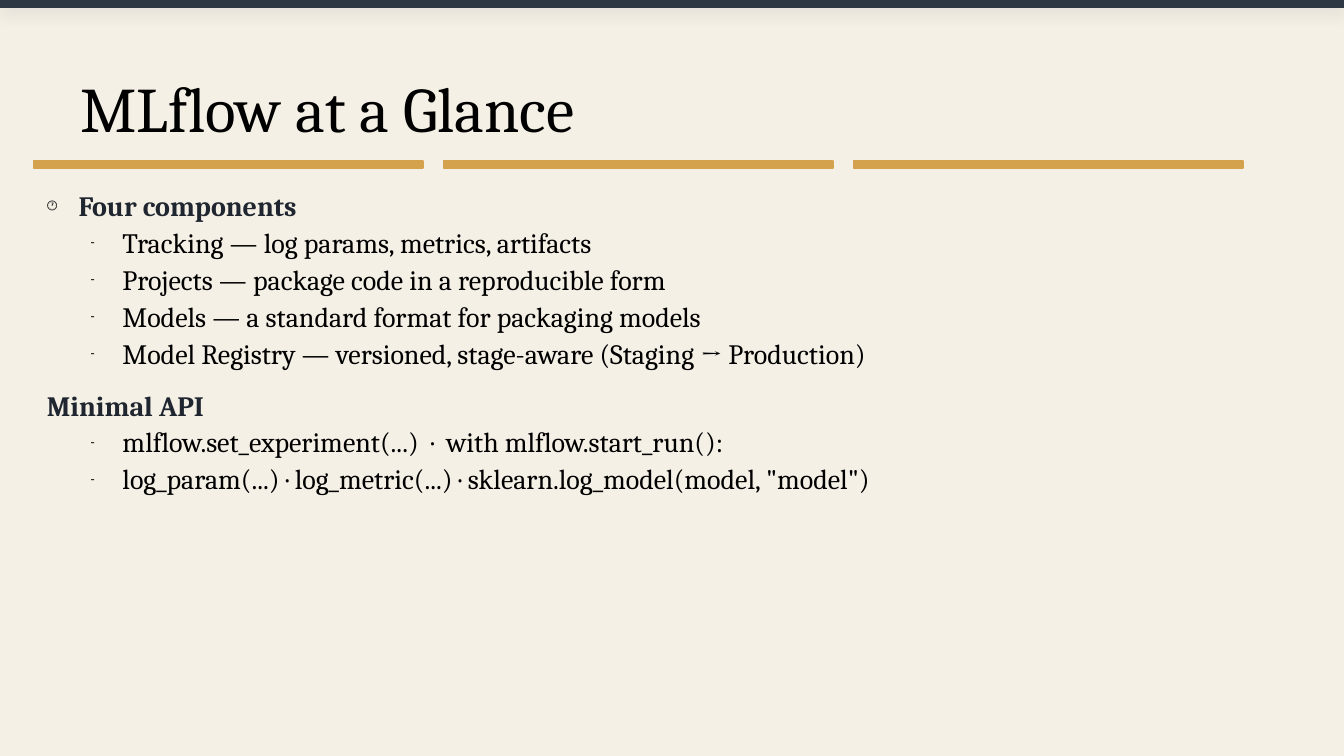
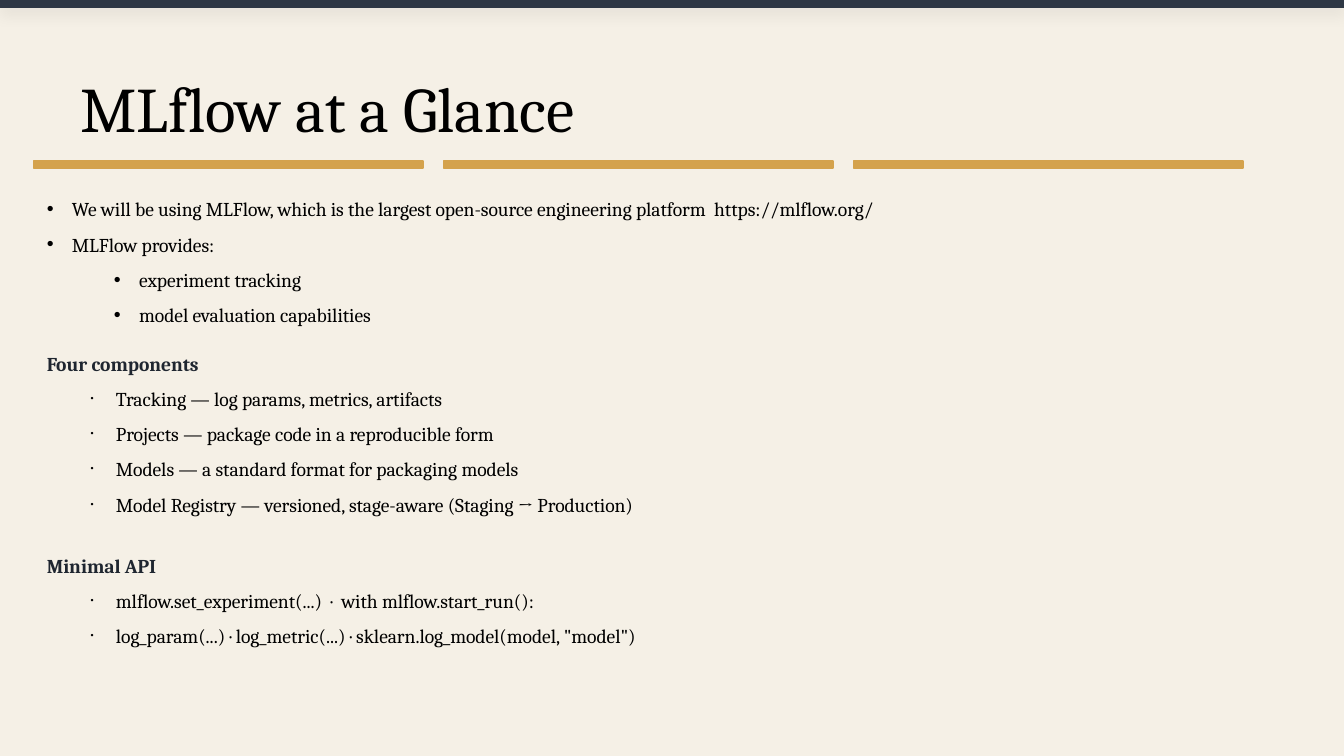
Before and after one commit to davejeon/dsr_ml_ops, a slide deck: slide 20 of day1_slides.pptx (slide 16 before the commit). Drawn at 1344x756 pixels with LibreOffice and Linux fonts; fonts in the diff are those of the drawing. Boxes give left, top, right and bottom in pixels: in the first picture for what was removed or moved away, otherwise in the second. Text is boxed around its words. In the diff, an @@ line names an element or a change of style, - is before the commit and + after.

```diff
--- a/day1_slides.pptx
+++ b/day1_slides.pptx
@@ text added at [72,202,873,326], 10.5 pt, text #000000 @@
+• We will be using MLFlow, which is the largest open-source engineering platform https://mlflow.org/
+• MLFlow provides:
+  • experiment tracking
+  • model evaluation capabilities
@@ text "Four components": place and size @@
-text "Four components" at [47,197,869,495]
+text "Four components" at [47,358,636,648]
@@ text "Four components" at [47,358,636,648]: size 15 to 10.5 pt; bullet 🕐 to none; line spacing 1.1 to 1.5; bullet - to • @@
```
Also in this commit, not shown: 10 other slides changed, 19 slides added, 3 slides removed, 3 other files.
